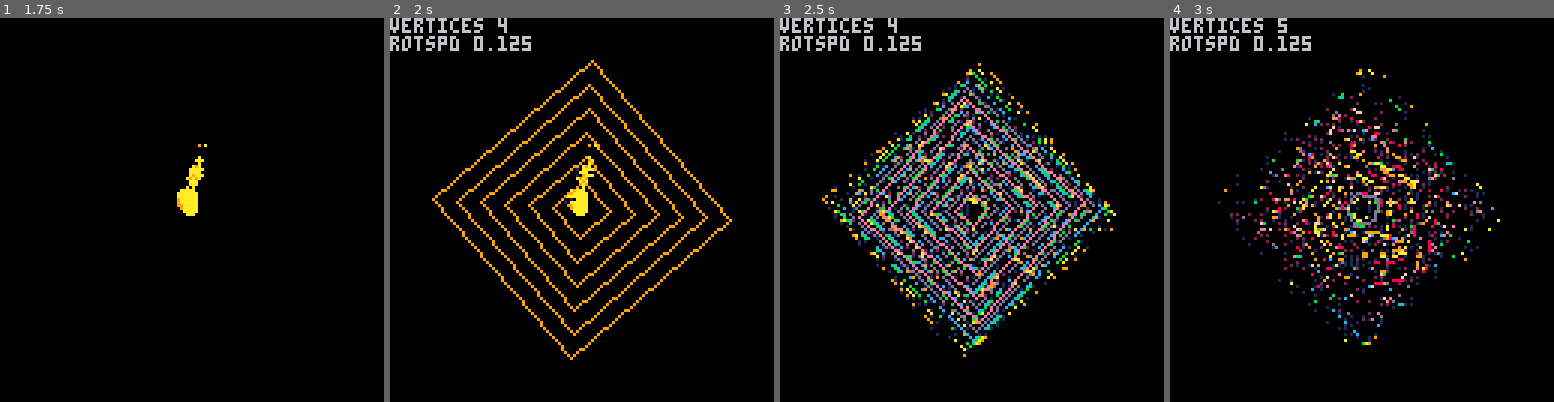
Above: before the commit, frames 1-4 (left to right).
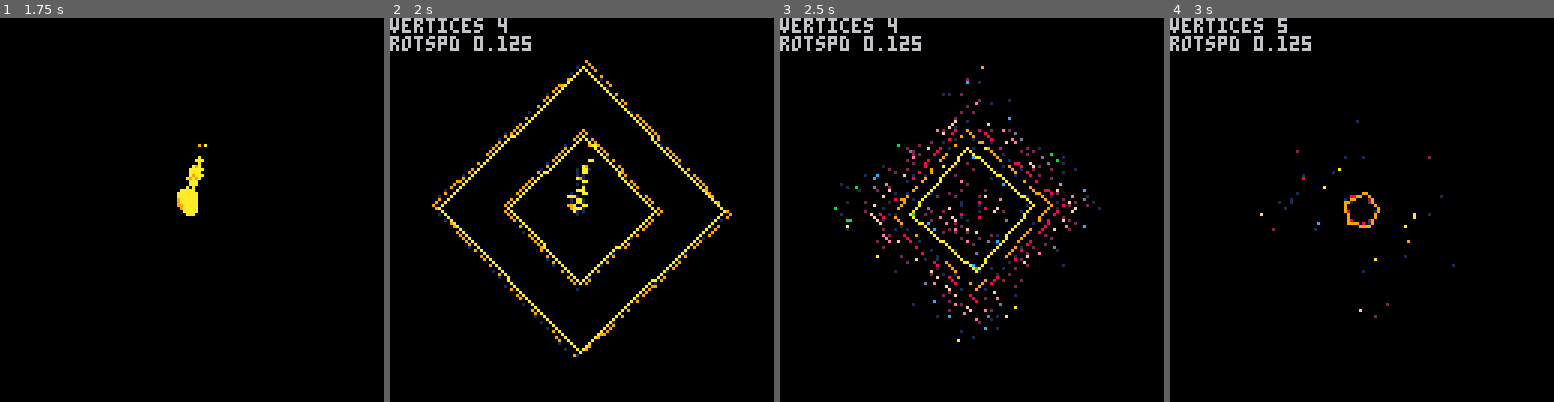
Above: after the commit, the same moments.

Repository: CRBroughton/pico-particles
Game: PICO-8 cartridge pico-particles.p8
The game is run twice, just before and just after one commit, with the same random seed, the same clock (stepped at 60 frames per second) and the same inputs.
Inputs:
- Up to frame 1 (1.75 s): tap X (X key) at 0.33, 1.07 s; tap O (Z key) at 0.7, 1.7 s; hold Right from 1.6 s (still down)
- Up to frame 2 (2 s): keep holding Right; tap X (X key) at 1.85 s
- Up to frame 3 (2.5 s): release Right at 2.1 s; tap O (Z key) at 2.1 s; hold Up 2.15-2.42 s; hold Right from 2.47 s (still down)
- Up to frame 4 (3 s): keep holding Right; tap O (Z key) at 2.5, 2.9 s; tap X (X key) at 2.97 s

Frame 1 is identical in both runs. In frame 2, 7.0% of the frame differs, in the area x 10-90%, y 10-90%; in frame 3, 15%, in the area x 10-88%, y 11-89%; in frame 4, 6.9%.

Commit message:
feat: :sparkles: oscillate step value to make more or less polygons

Diff:
--- a/polygon.lua
+++ b/polygon.lua
@@ -29,22 +29,24 @@
             --     x = 64 + random * cos(a + t() * self.rotationSpeed),
 			--     y = 64 + random * sin(a + t() * self.rotationSpeed),
             -- })
+            rotation = map(cos(t() * self.rotationSpeed+.5), {-.4,.4})
             add(self.points,{
-                x = cos(a + t() * self.rotationSpeed),
-                y = sin(a + t() * self.rotationSpeed),
+                x = cos(a + rotation * self.rotationSpeed),
+                y = sin(a + rotation * self.rotationSpeed),
             })
         end
     end
 
     function self.draw()
-        for _=1,8000 do
-            local a=0x6000+rnd(0x8000)\1
+        for _=1,4000 do
+            local a=0x6000+rnd(0x2000)\1
             poke(a, peek(a)*.01)
         end
 
         self.frameCount += 1
         radius = map2(cos(t()*self.radiusSpeed+.5)^.5, {6,60})
-        for r = radius, 4, -8 do
+        step = map(cos(t()*self.rotationSpeed+.5), {8,40})
+        for r = radius, 4, -step do
             for i = 1, #self.points do
                 local p1, p2 = self.points[i], self.points[i + 1]
                 -- connect last & first point
